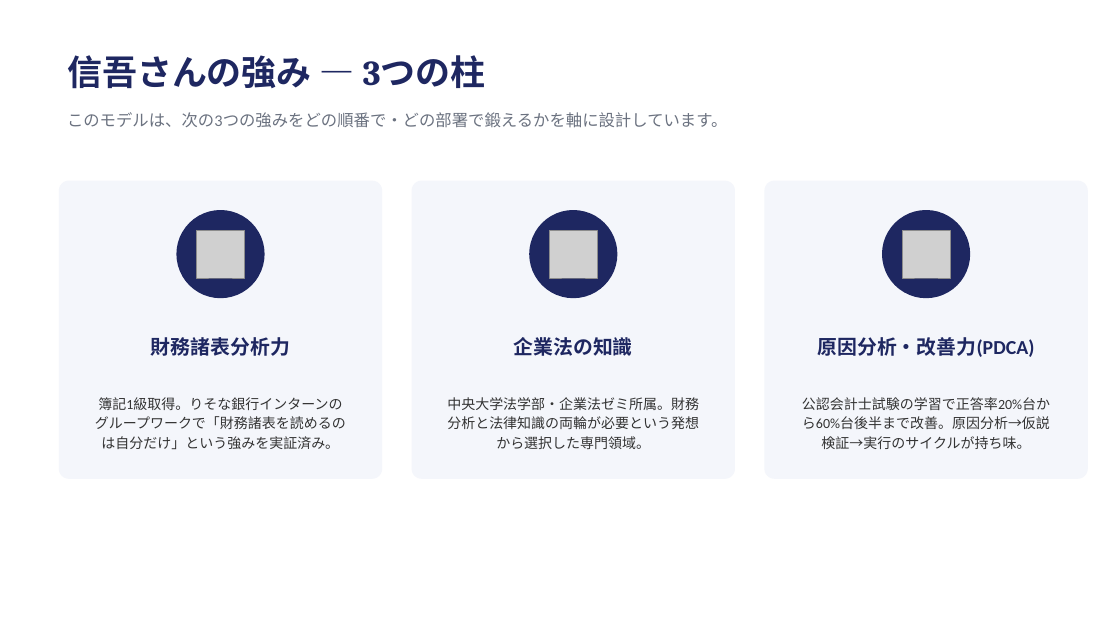
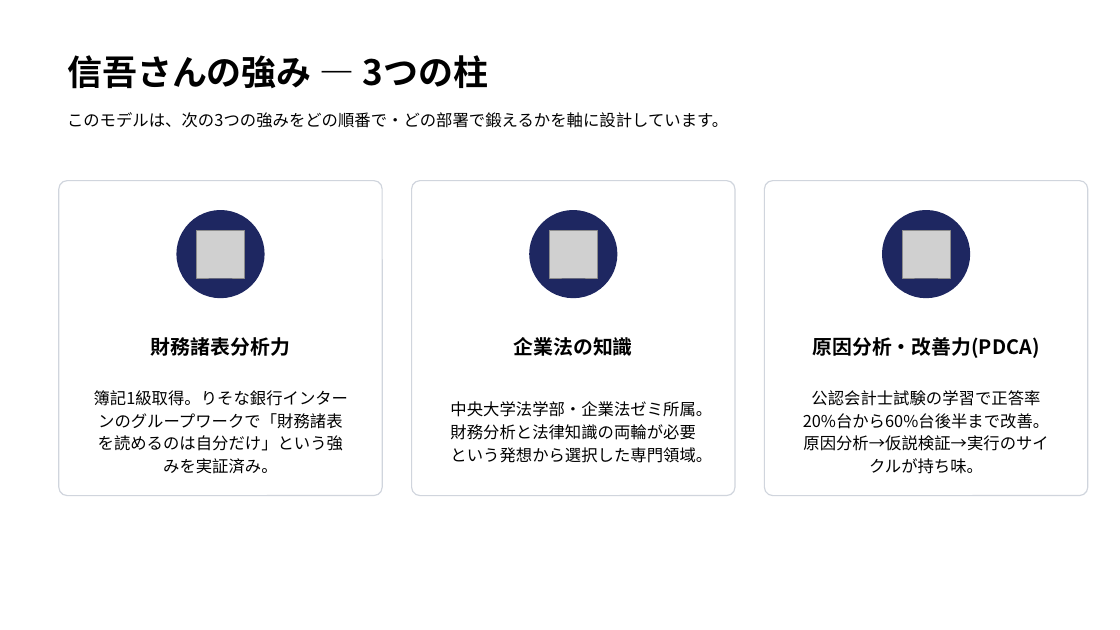
Before and after one commit to nasukazunori/NasuVault2, a slide deck: slide 2 of 信吾/銀行研究/添付ファイル/信託銀行キャリア形成モデル.pptx. Drawn at 1120x630 pixels with LibreOffice and Linux fonts; fonts in the diff are those of the drawing; grey boxes stand for pictures. Boxes give left, top, right and bottom in pixels: in the first picture for what was removed or moved away, otherwise in the second. Text is boxed around its words. In the diff, an @@ line names an element or a change of style, - is before the commit and + after.

```diff
--- a/信吾/銀行研究/添付ファイル/信託銀行キャリア形成モデル.pptx
+++ b/信吾/銀行研究/添付ファイル/信託銀行キャリア形成モデル.pptx
@@ text "信吾さんの強み — 3つの柱" at (67, 55, 489, 89): font Cambria to Noto Sans CJK JP, text colour #1E2761 to #000000 @@
@@ text "このモデルは、次の3つの強みをどの順番で・どの部署で鍛えるかを軸に設計しています。" at (67, 112, 728, 128): font Calibri to Noto Sans CJK JP, text colour #6B7280 to #000000 @@
@@ rounded rectangle: place and size @@
-rounded rectangle at (59, 181, 382, 479)
+rounded rectangle at (59, 181, 382, 496)
@@ rounded rectangle: place and size @@
-rounded rectangle at (412, 181, 735, 479)
+rounded rectangle at (412, 181, 735, 496)
@@ fill #F4F6FB to #FFFFFF; outline none to #D0D5DD 1 pt; proportions changed in 3 elements at (59, 181, 382, 496), (412, 181, 735, 496), (765, 181, 1088, 496) @@
@@ rounded rectangle: place and size @@
-rounded rectangle at (765, 181, 1088, 479)
+rounded rectangle at (765, 181, 1088, 496)
@@ font Calibri to Noto Sans CJK JP, text colour #1E2761 to #000000 in 3 elements at (151, 337, 290, 356), (514, 337, 633, 356), (812, 337, 1039, 358) @@
@@ size 12 to 14 pt, font Calibri to Noto Sans CJK JP, text colour #333333 to #000000 in 3 elements at (94, 390, 349, 474), (450, 401, 712, 463), (803, 390, 1050, 474) @@
```
Also in this commit, not shown: 7 other slides changed, 1 other file.
